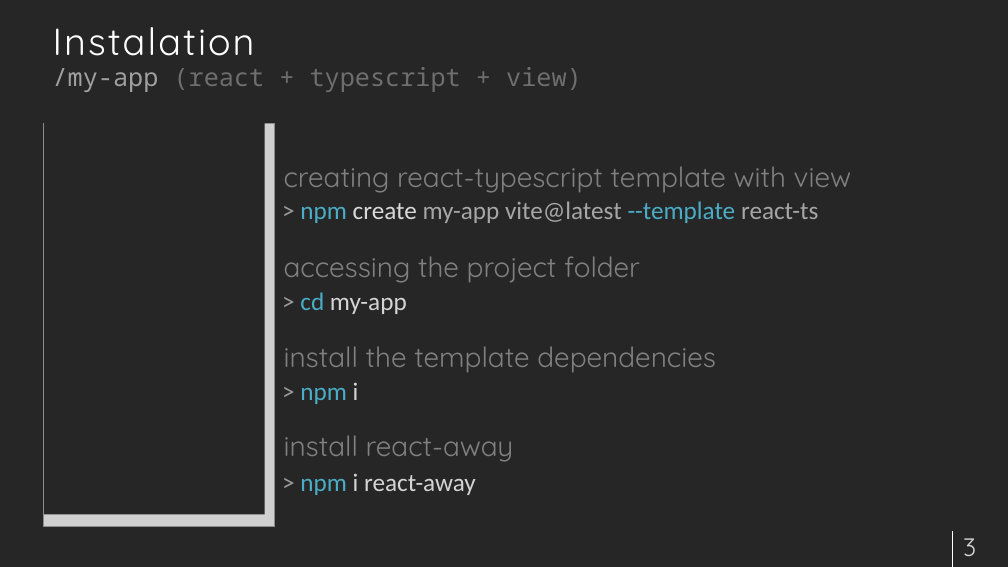
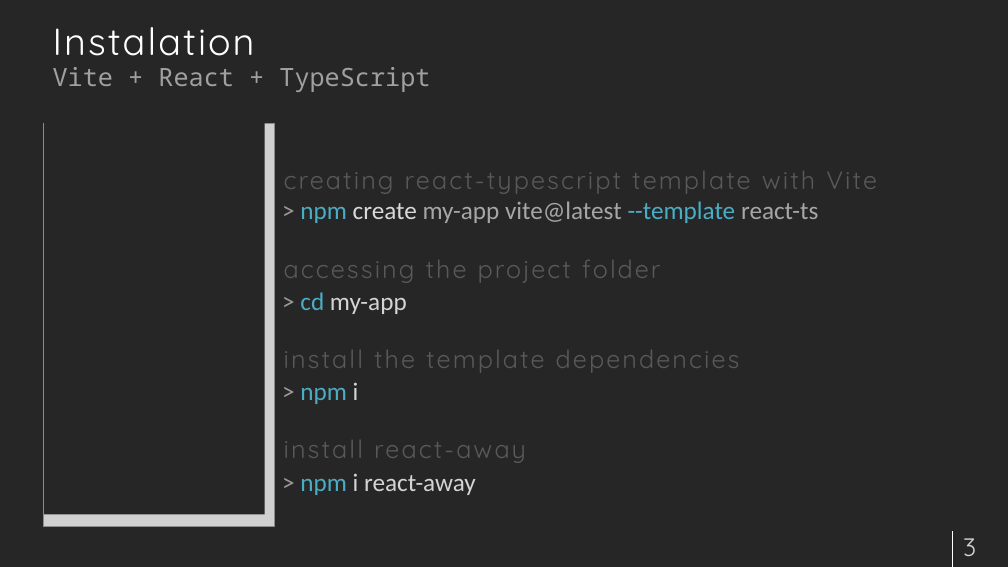
Before and after one commit to jsenaribeiro/react-away, a slide deck: slide 3 of doc/slides/tutorial.pptx. Drawn at 1008x567 pixels with LibreOffice and Linux fonts; fonts in the diff are those of the drawing; grey boxes stand for pictures. Boxes give left, top, right and bottom in pixels: in the first picture for what was removed or moved away, otherwise in the second. Text is boxed around its words. In the diff, an @@ line names an element or a change of style, - is before the commit and + after.

```diff
--- a/doc/slides/tutorial.pptx
+++ b/doc/slides/tutorial.pptx
@@ text at (x1=53, y1=67, x2=430, y2=92): text changed; text colour #808080 at 80% opacity to #BFBFBF at 80% opacity @@
-/my-app (react + typescript + view)
+Vite + React + TypeScript
@@ text at (x1=284, y1=171, x2=877, y2=194): text changed; size 40 to 36 pt; text colour #808080 to #595959 @@
-creating react-typescript template with view
+creating react-typescript template with Vite
@@ text at (x1=284, y1=260, x2=740, y2=463): size 40 to 36 pt, text colour #808080 to #595959, letter spacing 0 to 3 pt in "accessing the project folder", "install the template dependencies", "install react-away"; line spacing 2.5 to 2.8 @@
```
Also in this commit, not shown: 12 other slides changed, 14 slides added, 17 slides removed, 2 other files.
